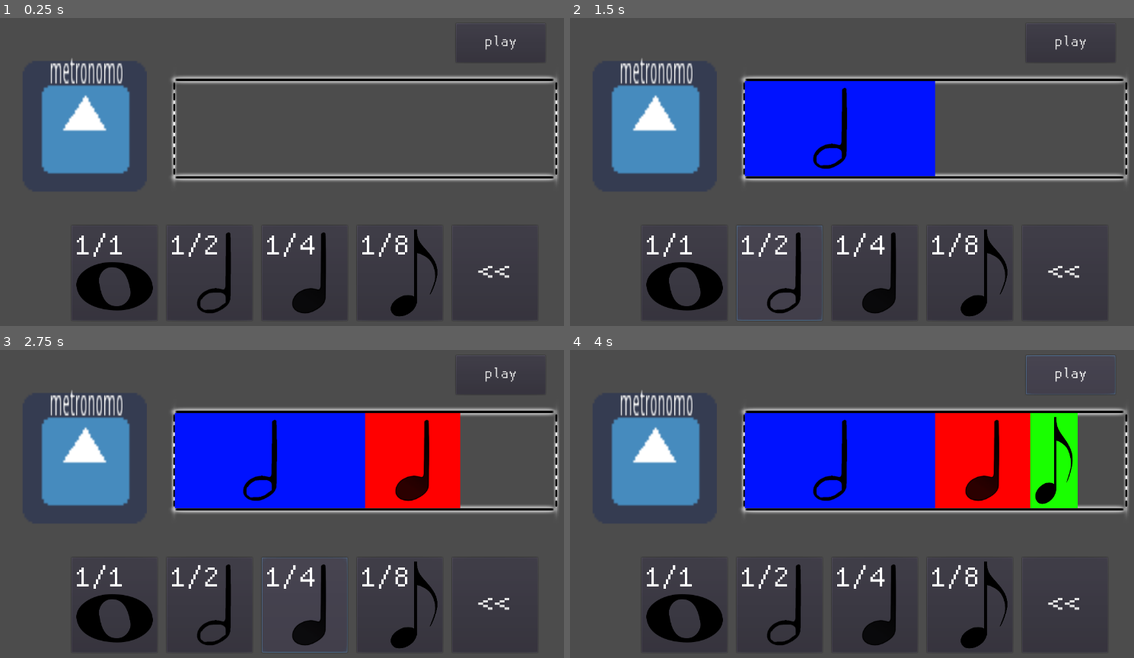
Above: before the commit, frames 1-4 (two rows, left to right).
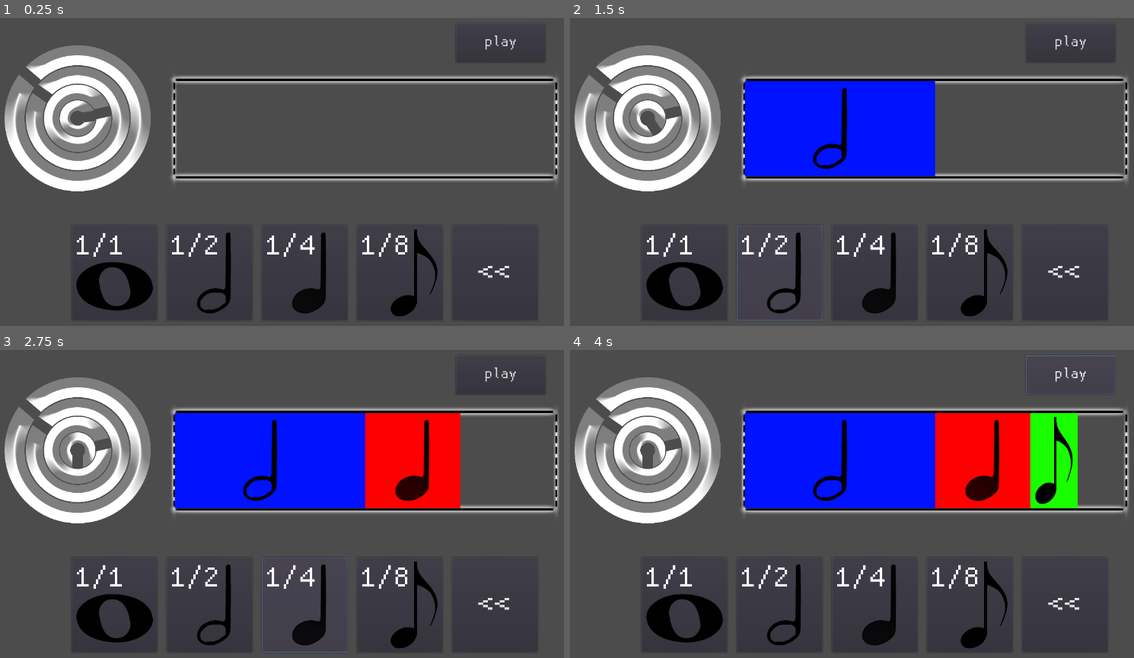
Above: after the commit, the same moments.

Repository: SatouYuri/aedoquest
Game: Godot game, scene res://source/scene/minigame/time_guess.tscn
Two runs of this game, one before a commit and one after it. Both use one fixed random seed, a clock stepped at 60 frames per second and the inputs below. This scene is started directly instead of the project's main scene. The engine's default icon, where the game draws it, is replaced by a stand-in: a white triangle on a blue panel in a dark square.
Inputs:
- Up to frame 1 (0.25 s): no input
- Up to frame 2 (1.5 s): click "1/1" at 0.5 s; click "1/2" at 1.25 s
- Up to frame 3 (2.75 s): click "1/4" at 2 s
- Up to frame 4 (4 s): click "1/8" at 2.75 s; click "play" at 3.5 s

The runs differ from the first frame. In frame 1, 9.4% of the frame differs, in the area x 0-27%, y 8-57%; in frame 2, 9.3%; in frame 3, 9.3%; in frame 4, 9.3%.

Commit message:
fechadura integrada

Diff:
--- a/AEDOQUEST/source/scene/minigame/time_guess.tscn
+++ b/AEDOQUEST/source/scene/minigame/time_guess.tscn
@@ -12,6 +12,7 @@
 [ext_resource path="res://source/sprite/notas/oitava.png" type="Texture" id=10]
 [ext_resource path="res://source/sprite/notas/quarta.png" type="Texture" id=11]
 [ext_resource path="res://source/scene/minigame/time_guess.tres" type="DynamicFont" id=12]
+[ext_resource path="res://source/scene/object/static/Lock.tscn" type="PackedScene" id=13]
 
 [sub_resource type="Animation" id=1]
 resource_name = "right"
@@ -93,22 +94,6 @@
 scale = Vector2( 2.8, 0.8 )
 texture = ExtResource( 3 )
 
-[node name="icon" type="Sprite" parent="UI"]
-position = Vector2( 211.572, 245.638 )
-scale = Vector2( 4.08682, 4.29539 )
-texture = ExtResource( 5 )
-
-[node name="Label" type="Label" parent="UI/icon"]
-margin_left = -18.2908
-margin_top = -35.4268
-margin_right = 57.7092
-margin_bottom = -21.4268
-rect_scale = Vector2( 0.5, 1.2963 )
-text = "metronomo"
-__meta__ = {
-"_edit_use_anchors_": false
-}
-
 [node name="victory" type="Sprite" parent="UI"]
 visible = false
 modulate = Color( 0.0313726, 1, 0, 1 )
@@ -289,3 +274,7 @@
 stream = ExtResource( 6 )
 
 [node name="Timer" type="Timer" parent="Metronomo"]
+
+[node name="Lock" parent="." instance=ExtResource( 13 )]
+position = Vector2( 196.838, 228.586 )
+scale = Vector2( 0.3, 0.3 )
--- a/AEDOQUEST/source/scene/object/static/Lock.tscn
+++ b/AEDOQUEST/source/scene/object/static/Lock.tscn
@@ -22,7 +22,3 @@
 
 [node name="Layer3" type="Sprite" parent="Layers"]
 texture = ExtResource( 3 )
-
-[node name="Camera2D" type="Camera2D" parent="."]
-current = true
-zoom = Vector2( 2, 2 )
--- a/AEDOQUEST/source/script/minigame/time_guess.gd
+++ b/AEDOQUEST/source/script/minigame/time_guess.gd
@@ -69,12 +69,12 @@
 	if order == padrao[sequence_index]:
 		yield(get_tree().create_timer(0.2), "timeout")
 		delete_all()
-		$UI/AnimationPlayer.play("right")
+		$Lock.seqSolveLock()
 
 		$Metronomo/Timer.stop()
 		$AudioTimer.stop()
 		sequence_index+=1
-		yield(get_tree().create_timer(1), "timeout")
+		yield(get_tree().create_timer(2), "timeout")
 		playmusic()
 
 	else:
--- a/AEDOQUEST/source/script/object/static/Lock.gd
+++ b/AEDOQUEST/source/script/object/static/Lock.gd
@@ -1,5 +1,7 @@
 extends Node2D
 
+#Signal
+signal pronto
 #Constantes
 const LAYER_COUNT = 4
 const ROTATION_SPEED = 90
@@ -18,7 +20,9 @@
 func randomLock():
 	for l in get_node("Layers").get_children():
 		randomize()
-		l.rotation_degrees = rand_range(-360, 360.0)
+		l.rotation_degrees = rand_range(20, 340.0)
+		if l.rotation_degrees > 180:
+			l.rotation_degrees-=360
 
 func solveLayer(layer : int):
 	solvedTriggerList[layer] = true
@@ -44,9 +48,9 @@
 			solvedLocks += 1
 	if solvedLocks == LAYER_COUNT:
 		return true
+		emit_signal("pronto")
 	else:
 		return false
-
 #Código Principal
 func _physics_process(delta):
 	for l in range(solvedTriggerList.size()):
@@ -59,7 +63,9 @@
 			else:
 				layer.rotation_degrees = 0
 				solvedList[l] = true
+
 	if isSolved():
+
 		for l in get_node("Layers").get_children():
 			if l.modulate.r > 0.0:
 				l.modulate.r -= delta * MODULATION_SPEED
@@ -70,13 +76,3 @@
 				l.modulate.b -= delta * MODULATION_SPEED
 			else:
 				l.modulate.b = 0.0
-
-	# NOTA / WIP: Remover depois...
-	if Input.is_action_just_pressed("AQ_1"):
-		seqSolveLock()
-	if Input.is_action_just_pressed("AQ_2"):
-		solveLayer(1)
-	if Input.is_action_just_pressed("AQ_3"):
-		solveLayer(2)
-	if Input.is_action_just_pressed("AQ_4"):
-		solveLayer(3)
Not shown: 1 places in AEDOQUEST/source/scene/minigame/time_guess.tscn that only renumber resources
